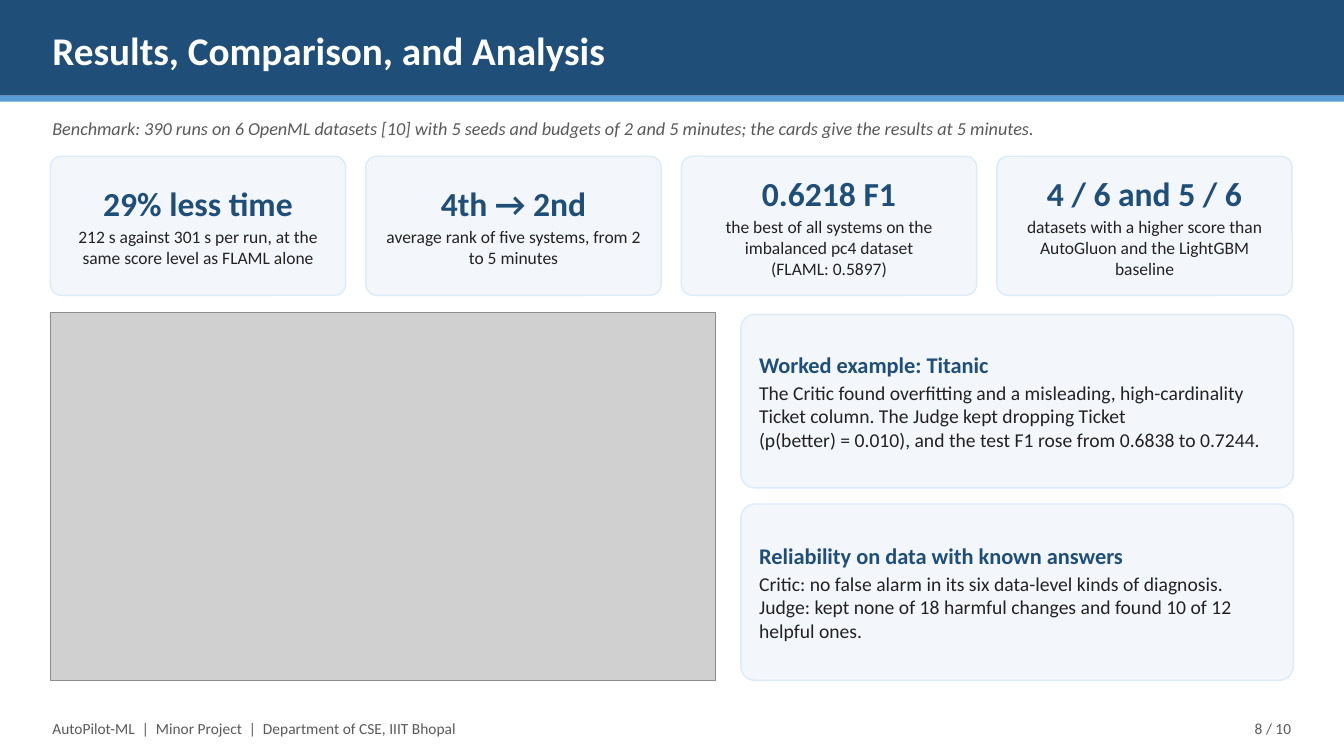
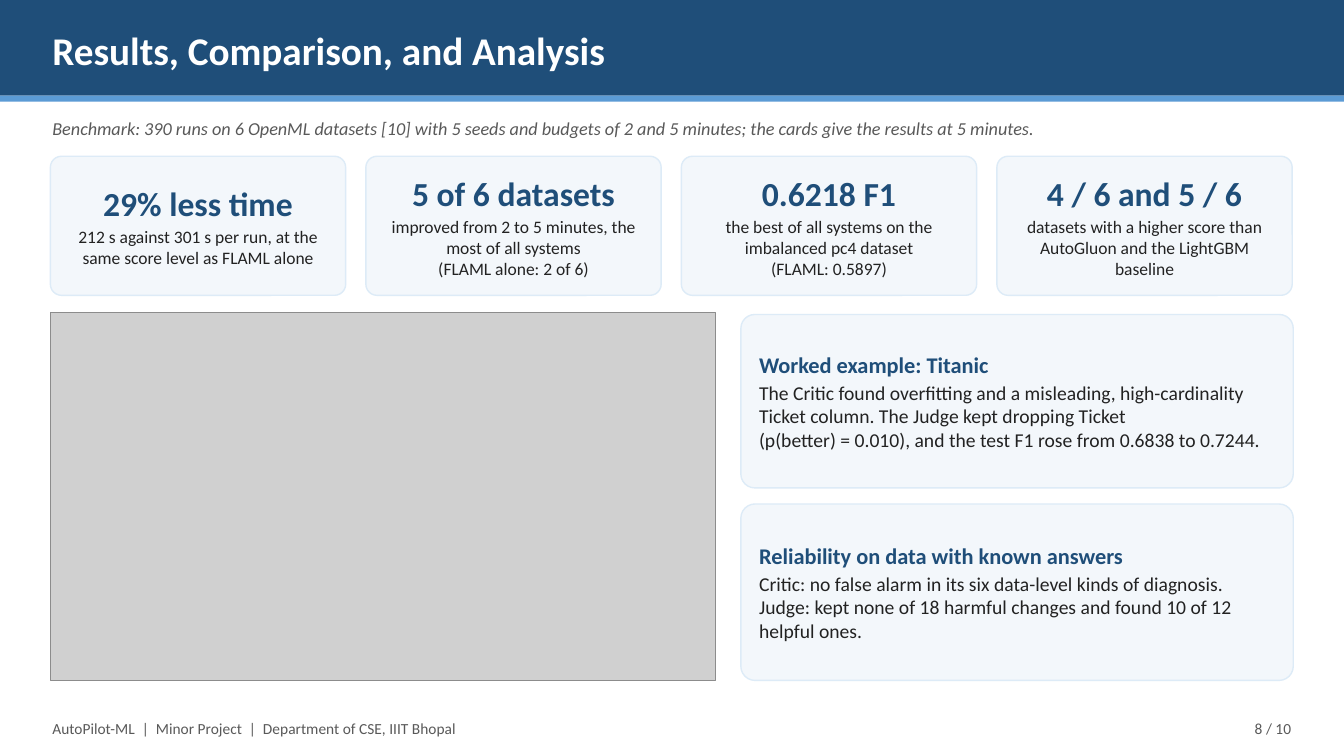
Before and after one commit to Priyanshukv06/autopilot-ml, a slide deck: slide 8 of docs/imp/presentation/AutoPilot-ML-Presentation.pptx. Drawn at 1344x756 pixels with LibreOffice and Linux fonts; fonts in the diff are those of the drawing; grey boxes stand for pictures. Boxes give left, top, right and bottom in pixels: in the first picture for what was removed or moved away, otherwise in the second. Text is boxed around its words. In the diff, an @@ line names an element or a change of style, - is before the commit and + after.

Commit message:
docs: show on the results slide how AutoPilot-ML gains the most from more time
Slope chart of the average ranks from 2 to 5 minutes (report Table 9) with AutoPilot-ML full highlighted (3.58 to 2.50, the largest gain of the five systems), and a card for the datasets that improved from 2 to 5 minutes (5 of 6; FLAML alone 2 of 6, from results/benchmark-v2/analysis_per_dataset.csv). All values are measured; nothing in the report changes.

```diff
--- a/docs/imp/presentation/AutoPilot-ML-Presentation.pptx
+++ b/docs/imp/presentation/AutoPilot-ML-Presentation.pptx
@@ text in rounded rectangle at bbox=[392, 182, 636, 277]: text changed @@
-4th → 2nd
-average rank of five systems, from 2 to 5 minutes
+5 of 6 datasets
+improved from 2 to 5 minutes, the most of all systems (FLAML alone: 2 of 6)
```
Also in this commit, not shown: 3 other files.
